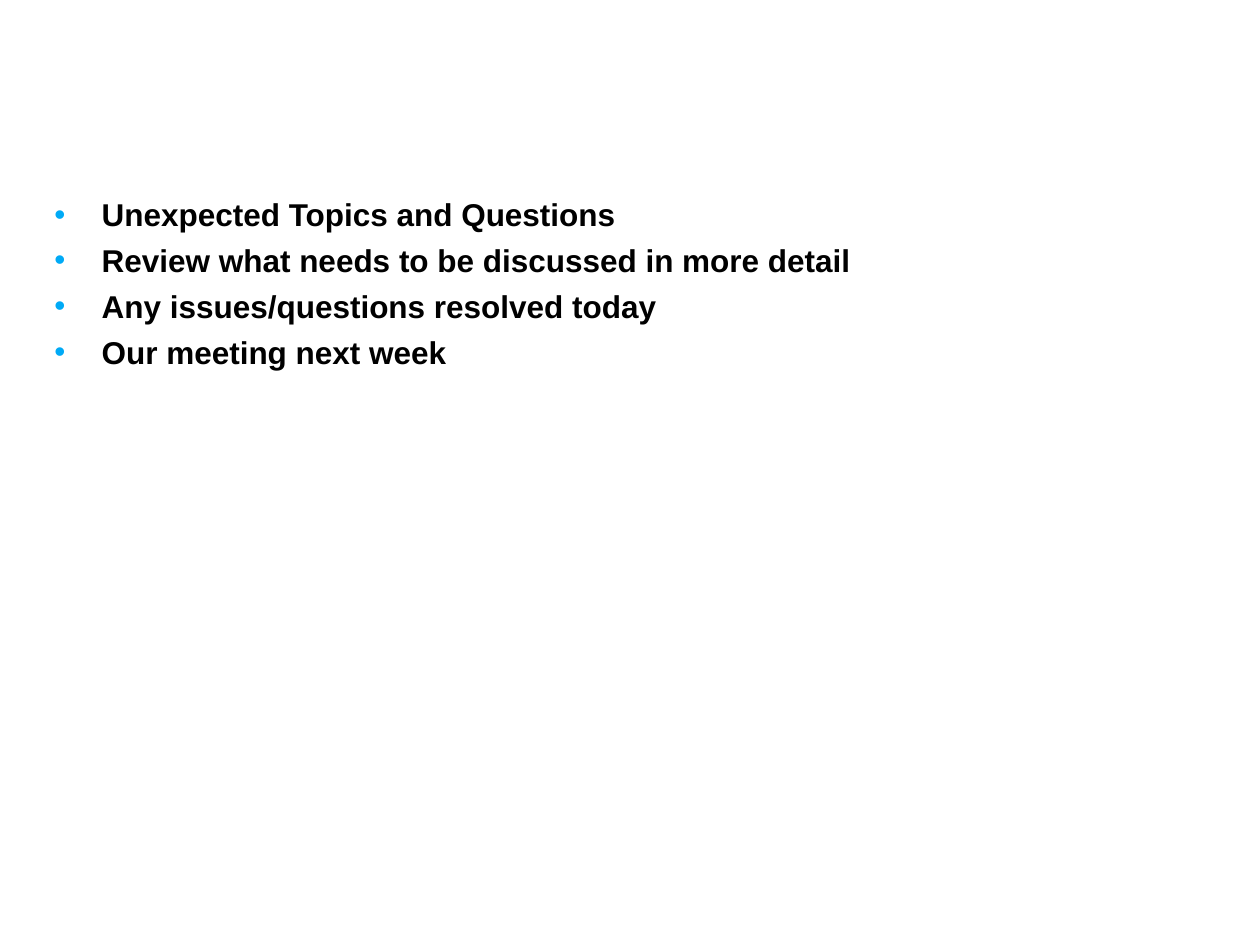
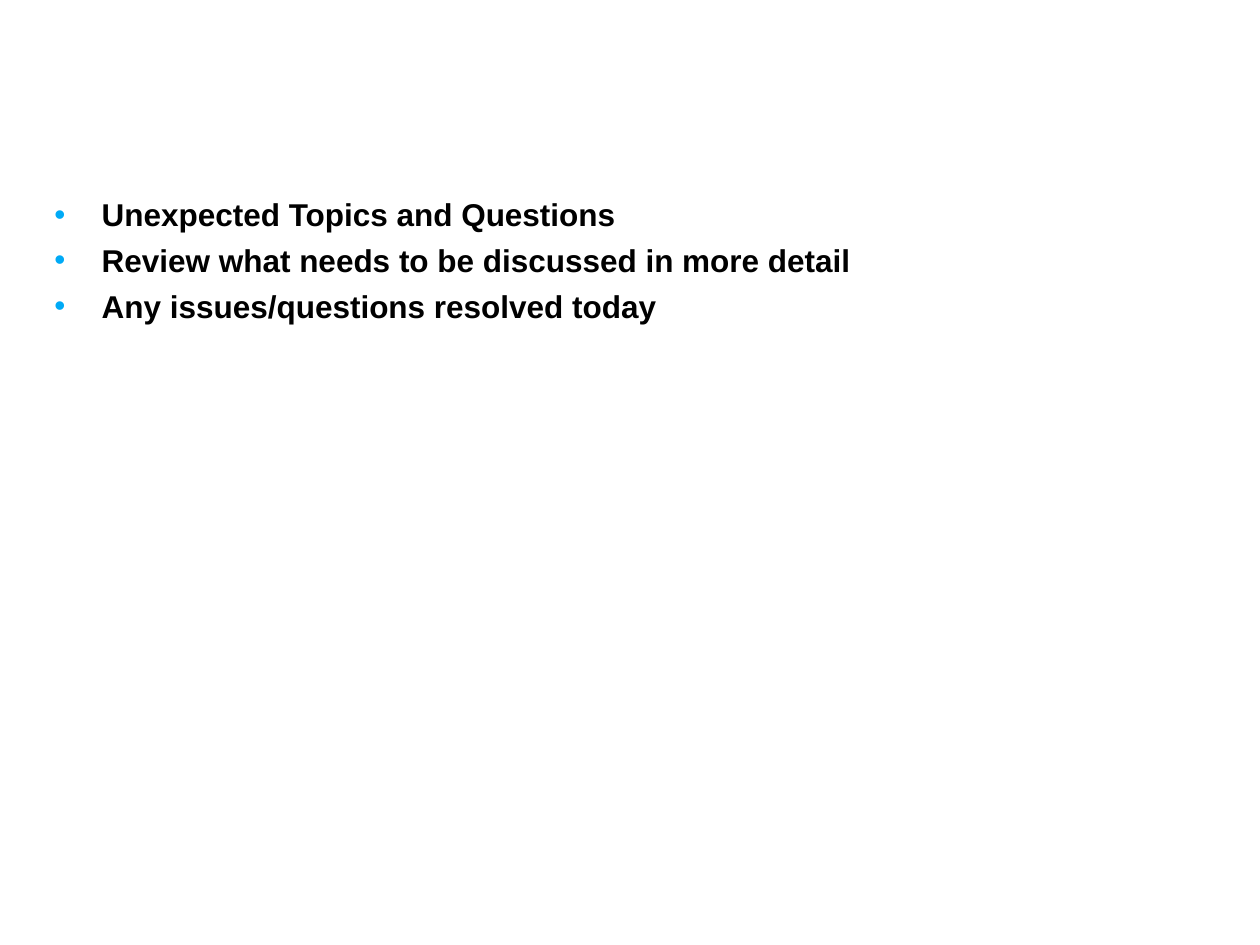
Before and after one commit to NCIP/caarray-docs, a slide deck: slide 33 of project_management/reports/development_to_qa_handoff.ppt (slide 32 before the commit). Drawn at 1260x945 pixels with LibreOffice and Linux fonts; fonts in the diff are those of the drawing; background and template pictures are left out. Boxes give left, top, right and bottom in pixels: in the first picture for what was removed or moved away, otherwise in the second. Text is boxed around its words. In the diff, an @@ line names an element or a change of style, - is before the commit and + after.

```diff
--- a/project_management/reports/development_to_qa_handoff.ppt
+++ b/project_management/reports/development_to_qa_handoff.ppt
@@ text at (102,341,446,370): paragraph removed @@
-• Our meeting next week
```
Also in this commit, not shown: 10 other slides changed, 4 slides added, 3 slides removed.
